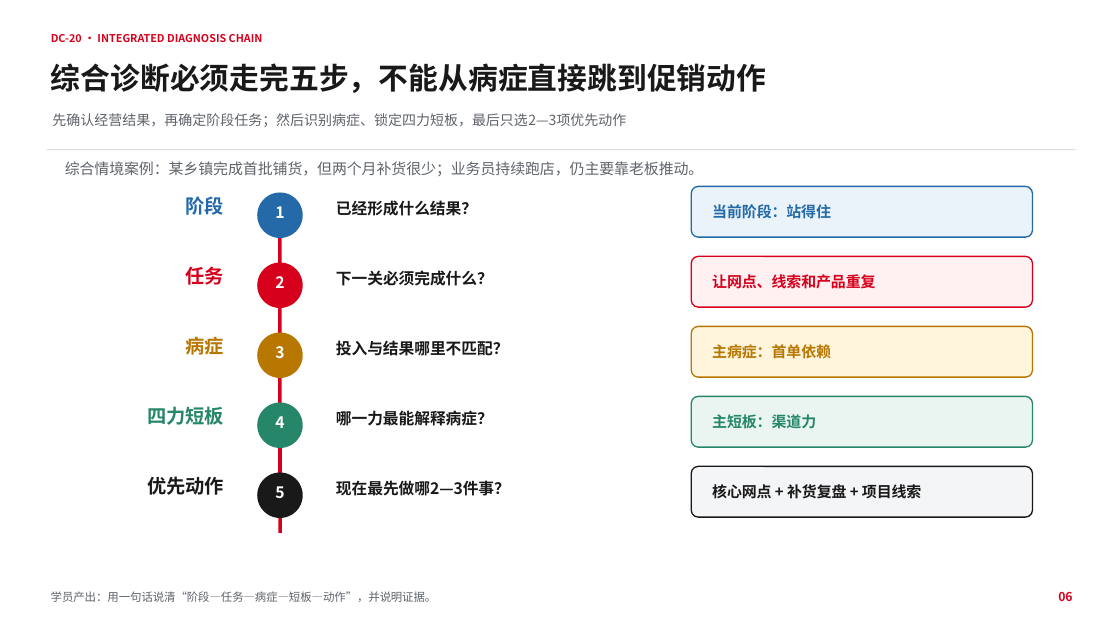
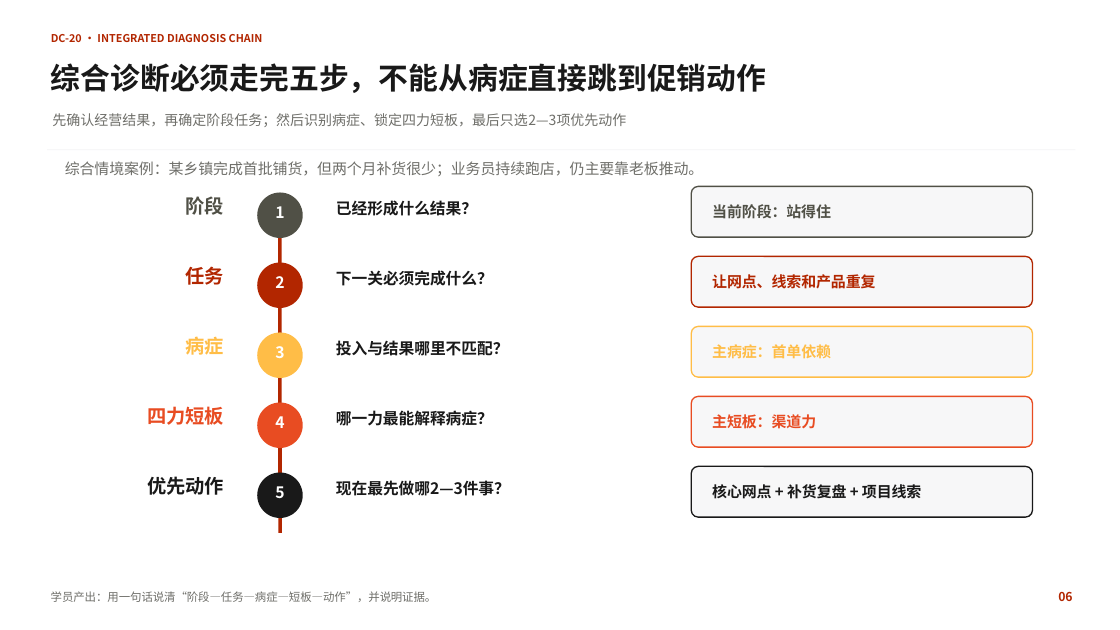
Before and after one commit to swefner/company-ppt-skills, a slide deck: slide 6 of domains/yuhong/assets/components/yuhong-county-course-components-branded.pptx. Drawn at 1120x630 pixels with LibreOffice and Linux fonts; fonts in the diff are those of the drawing; background and template pictures are left out. Boxes give left, top, right and bottom in pixels: in the first picture for what was removed or moved away, otherwise in the second. Text is boxed around its words. In the diff, an @@ line names an element or a change of style, - is before the commit and + after.

```diff
--- a/domains/yuhong/assets/components/yuhong-county-course-components-branded.pptx
+++ b/domains/yuhong/assets/components/yuhong-county-course-components-branded.pptx
@@ line (47, 150) - (1075, 150): stroke #D8DCE0 0.75 pt to #F7F7F8 0.75 pt @@
@@ text "阶段" at box(186, 196, 224, 215): text colour #246AA8 to #505046 @@
@@ ellipse at box(257, 192, 302, 238): fill #246AA8 to #505046 @@
@@ line (280, 195) - (280, 533): stroke #D6001C 3 pt to #B22600 3 pt @@
@@ rounded rectangle at box(691, 187, 1033, 237): fill #EAF2FA to #F7F7F8; outline #246AA8 1.13 pt to #505046 1.13 pt @@
@@ text "当前阶段：站得住" at box(712, 204, 831, 219): text colour #246AA8 to #505046 @@
@@ ellipse at box(257, 262, 302, 308): fill #D6001C to #B22600 @@
@@ rounded rectangle at box(691, 256, 1033, 307): fill #FFF0F2 to #F7F7F8; outline #D6001C 1.13 pt to #B22600 1.13 pt @@
@@ rounded rectangle at box(691, 327, 1033, 377): fill #FFF4DC to #F7F7F8; outline #B87700 1.13 pt to #FFBD47 1.13 pt @@
@@ text "病症" at box(186, 336, 224, 355): text colour #B87700 to #FFBD47 @@
@@ ellipse at box(257, 333, 302, 378): fill #B87700 to #FFBD47 @@
@@ text "主病症：首单依赖" at box(712, 344, 831, 359): text colour #B87700 to #FFBD47 @@
@@ text "四力短板" at box(147, 406, 224, 425): text colour #26866A to #E84C22 @@
@@ ellipse at box(257, 402, 302, 448): fill #26866A to #E84C22 @@
@@ rounded rectangle at box(691, 397, 1033, 447): fill #EAF5F1 to #F7F7F8; outline #26866A 1.13 pt to #E84C22 1.13 pt @@
@@ text "主短板：渠道力" at box(712, 414, 816, 429): text colour #26866A to #E84C22 @@
@@ text colour #5F646B to #6F6F6A in 3 elements at box(52, 113, 626, 127), box(65, 161, 704, 176), box(51, 591, 437, 602) @@
@@ text colour #D6001C to #B22600 in 4 elements at box(51, 34, 263, 42), box(186, 266, 224, 285), box(712, 274, 875, 289), box(1058, 591, 1072, 601) @@
```
Also in this commit, not shown: 6 other slides changed, 12 other files.
